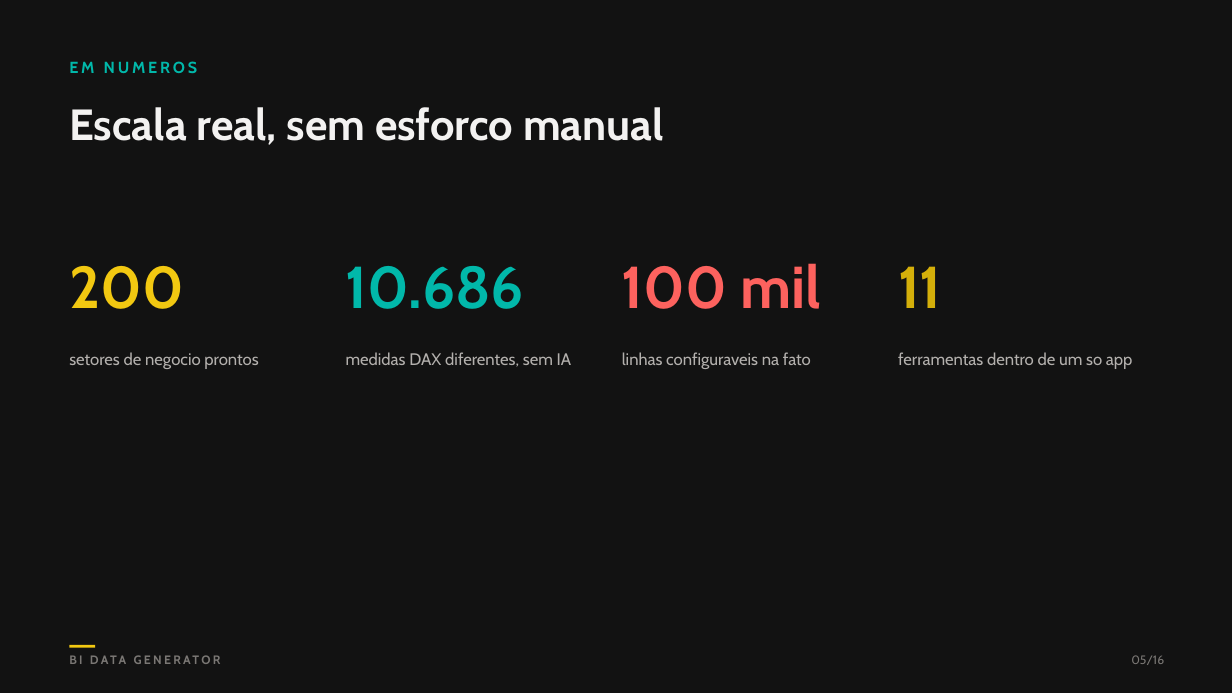
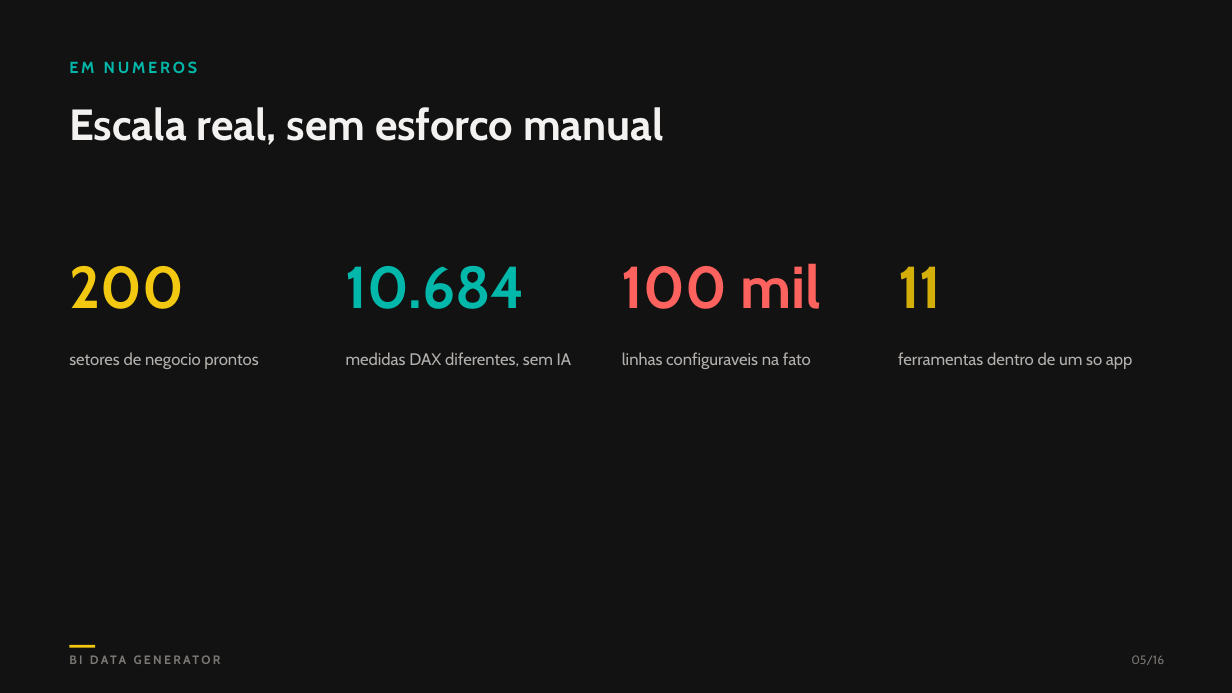
Before and after one commit to RodrigoAiosa/bi_data_generator, a slide deck: slide 5 of assets/BI_Data_Generator_Apresentacao.pptx. Drawn at 1232x693 pixels with LibreOffice and Linux fonts; fonts in the diff are those of the drawing. Boxes give left, top, right and bottom in pixels: in the first picture for what was removed or moved away, otherwise in the second. Text is boxed around its words. In the diff, an @@ line names an element or a change of style, - is before the commit and + after.

```diff
--- a/assets/BI_Data_Generator_Apresentacao.pptx
+++ b/assets/BI_Data_Generator_Apresentacao.pptx
@@ text at [346,266,525,309]: text changed @@
-10.686
+10.684
```
Also in this commit, not shown: 1 other slide changed, 1 other file.
